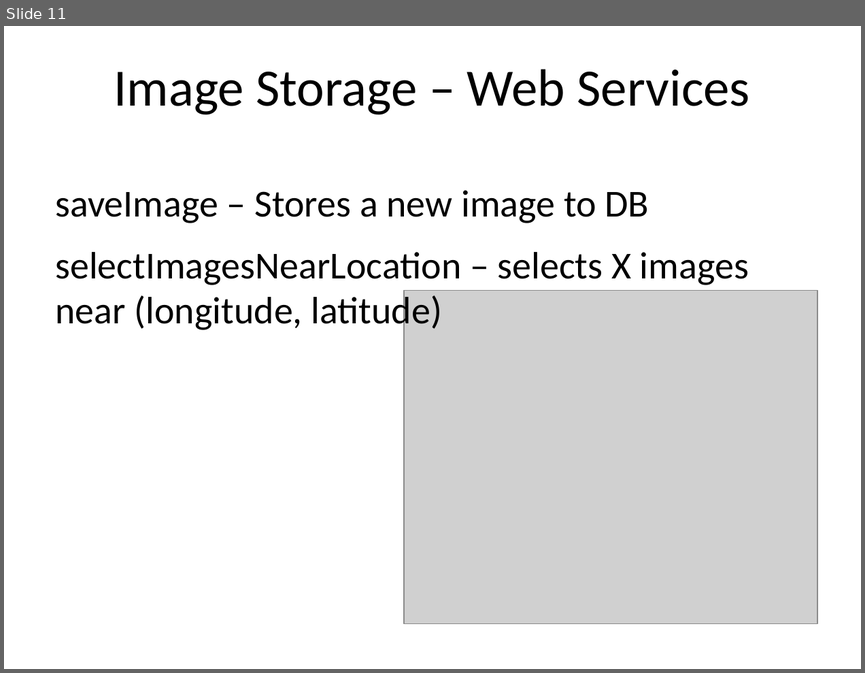
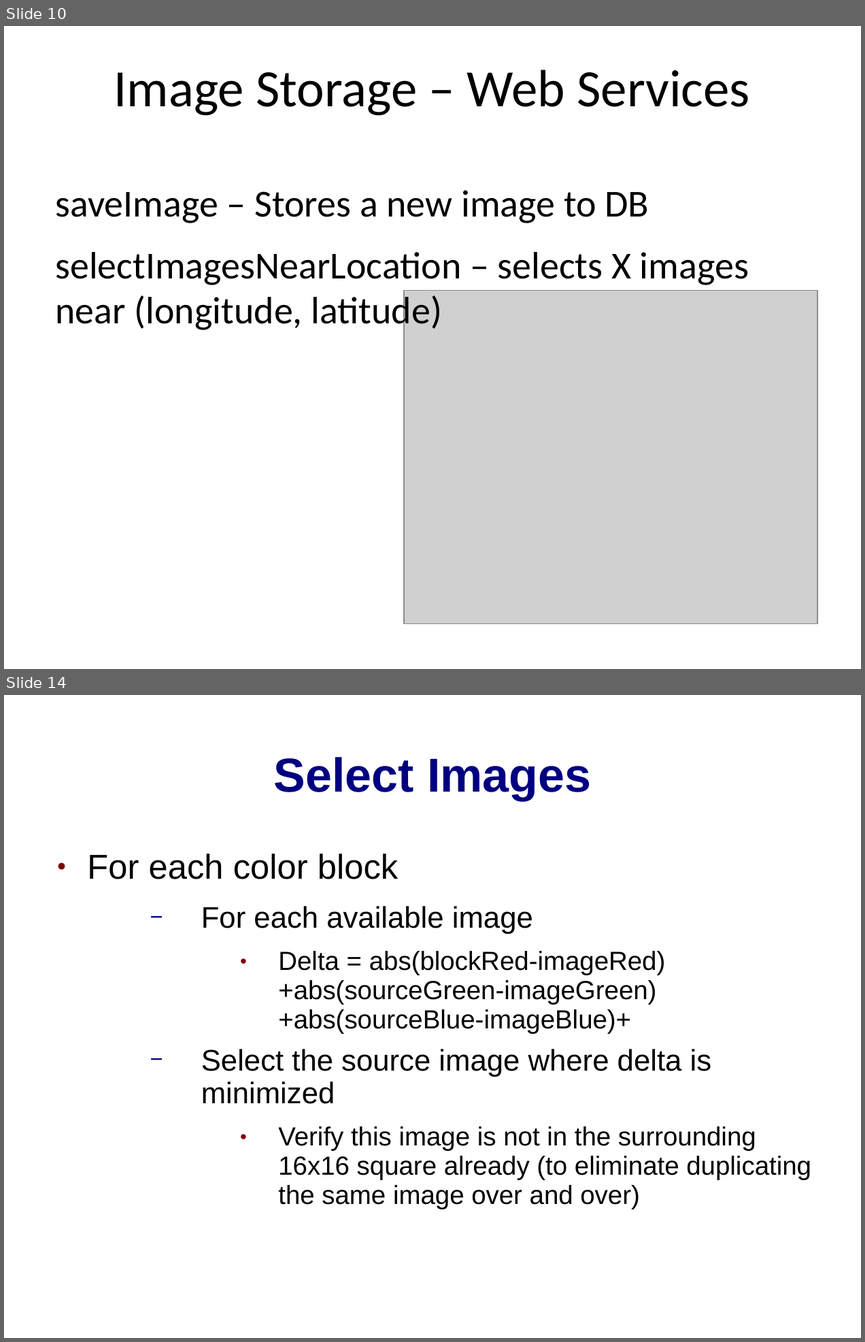
Before and after one commit to thatsnotright/distributed-imagemosaic, a slide deck: GeoMosaic.ppt. Shown one above the other, each under a label of ours: slide 11 before the commit, slides 10 and 14 after it; the slides between them are not shown. The pictures are 865x673 and 865x1342 pixels, drawn with LibreOffice and Linux fonts; fonts in the diff are those of the drawing; grey boxes stand for pictures; background and template pictures are left out. Boxes give left, top, right and bottom in pixels: in the first picture for what was removed or moved away, otherwise in the second. Text is boxed around its words. In the diff, an @@ line names an element or a change of style, - is before the commit and + after.

```diff
--- a/GeoMosaic.ppt
+++ b/GeoMosaic.ppt
@@ slide 14 added at (x1=4, y1=695, x2=861, y2=1338), background picture (left out) @@
@@ title added at (x1=274, y1=757, x2=591, y2=800), 40 pt, text #000080, bold @@
+Select Images
@@ text added at (x1=87, y1=853, x2=811, y2=1209), 22 pt, text #000000 @@
+● For each color block
+  − For each available image
+    ● Delta = abs(blockRed-imageRed)+abs(sourceGreen-imageGreen)+abs(sourceBlue-imageBlue)+
+  − Select the source image where delta is minimized
+    ● Verify this image is not in the surrounding 16x16 square already (to eliminate duplicating the same image over and over)
@@ what was slide 11 is now slide 10 @@
```
Also in this commit, not shown: 3 slides changed, 7 other slides added, 2 slides removed.
